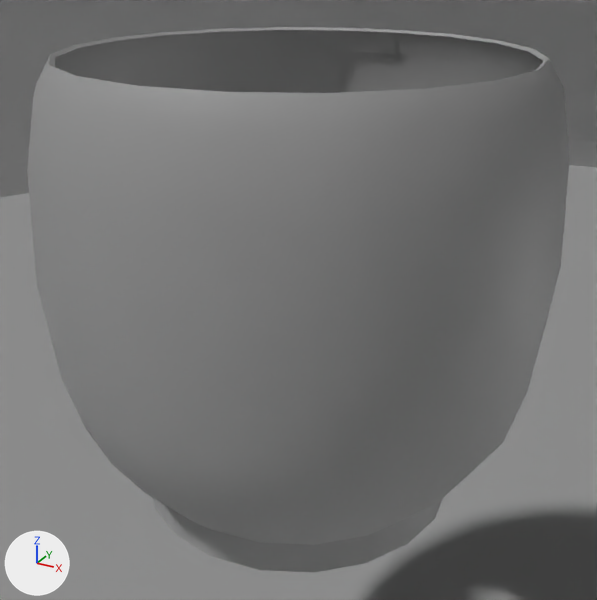
The Blender file Assets/Prefabs/lantern.blend, before and after one commit.
Rendered twice from a 50 mm lens placed at (0.0829, -0.12, 0.1922), pointed at (0.0082, 0.0158, 0.1243). Lighting does not change. The marker at lower left points along +X, +Y and +Z.
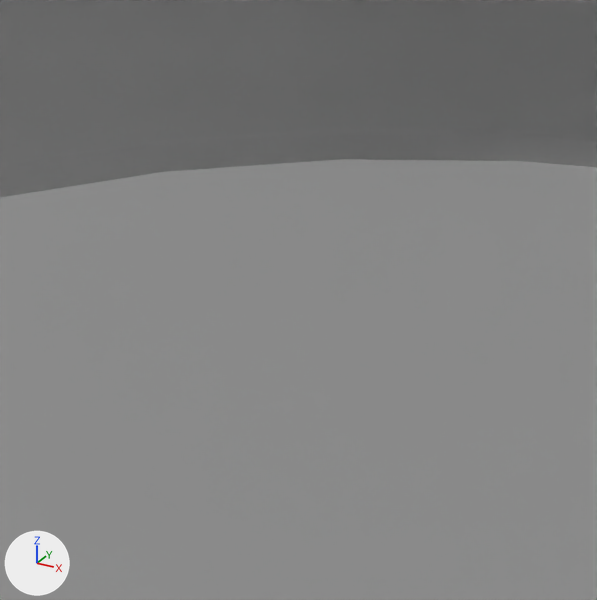
Where the newer file only moved an object's origin or applied its transform, the numbers keep the older frame.

The change, as a diff of the scene's bpy script:
```diff
--- a/Assets/Prefabs/lantern.blend.py
+++ b/Assets/Prefabs/lantern.blend.py
@@ ob_polysurface17 @@
-ob_polysurface17 = bpy.data.objects.new('polySurface17', me_mesh)
-ob_polysurface17.parent = ob_lantern
-ob_polysurface17.location = (0.0, 0.0, 0.0)
```

Pixel boxes (x1, y1, x2, y2) of what changed, in the pictures (597 x 600 px):
'polySurface17', deleted
    before: (27, 27, 570, 573)
'polySurface18', unchanged, uncovered by the edit
    both: (0, 0, 597, 600)
